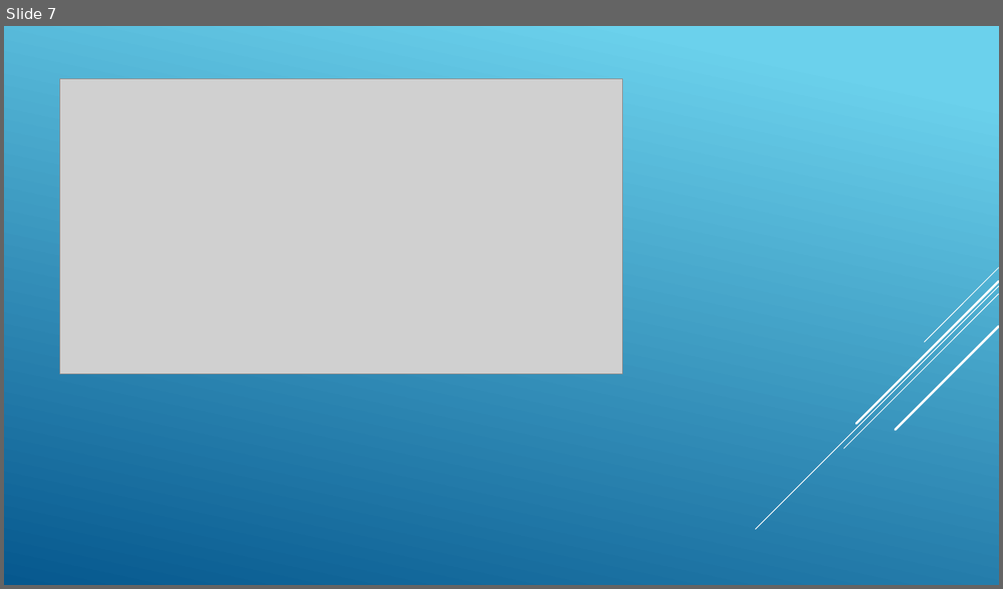
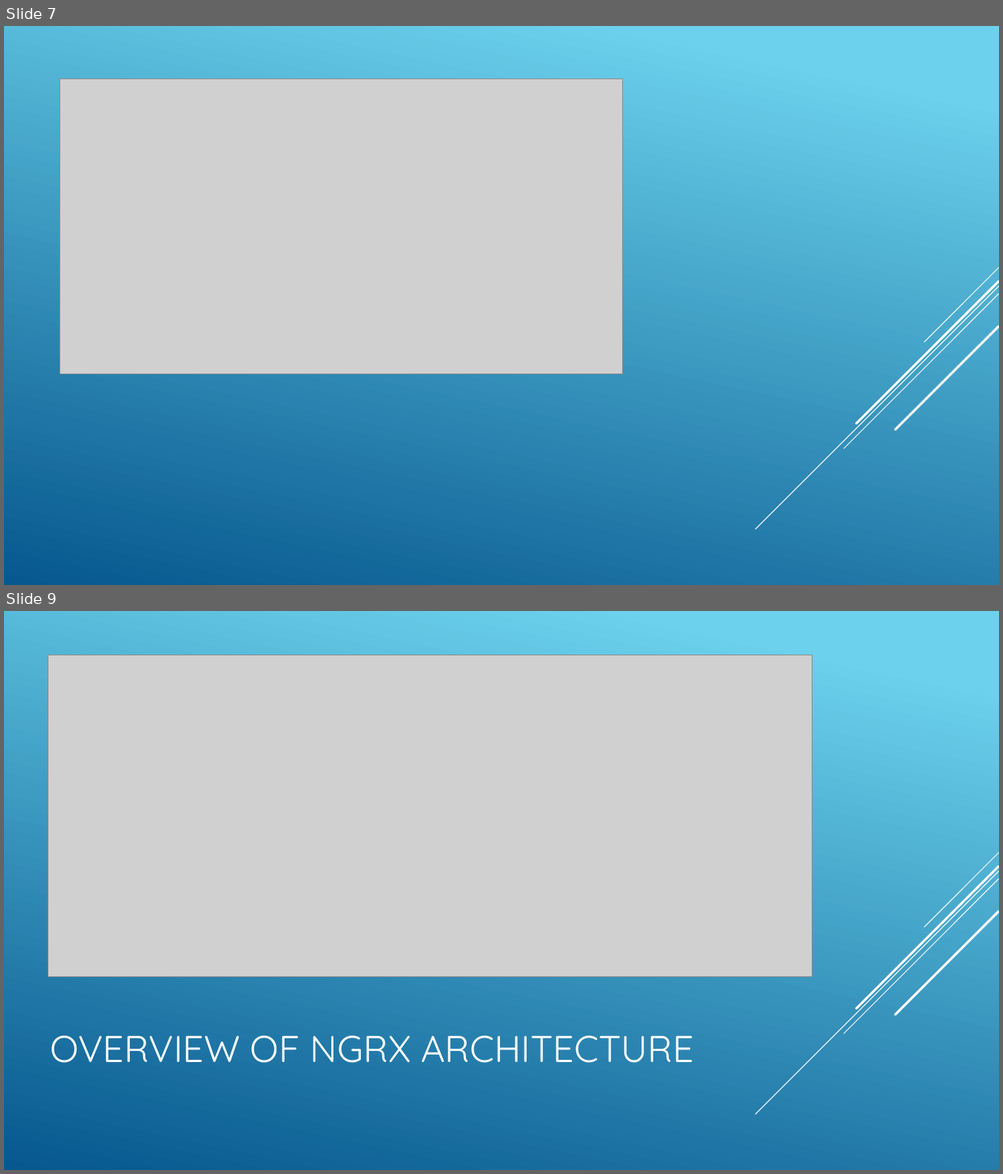
Before and after one commit to ngohungphuc/Presentation, a slide deck: NgRx/Ngrx.pptx. Shown one above the other, each under a label of ours: slide 7 before the commit, slides 7 and 9 after it; the slides between them are not shown. The pictures are 1003x589 and 1003x1174 pixels, drawn with LibreOffice and Linux fonts; fonts in the diff are those of the drawing; grey boxes stand for pictures. Boxes give left, top, right and bottom in pixels: in the first picture for what was removed or moved away, otherwise in the second. Text is boxed around its words. In the diff, an @@ line names an element or a change of style, - is before the commit and + after.

```diff
--- a/NgRx/Ngrx.pptx
+++ b/NgRx/Ngrx.pptx
@@ slide 9 added at (x1=4, y1=611, x2=999, y2=1170), background gradient #6ED2EB to #06588E; not listed: 5 template elements that a slide beside it also shows @@
@@ picture added at (x1=48, y1=655, x2=812, y2=977) @@
@@ title added at (x1=50, y1=1036, x2=693, y2=1063), 36 pt, text #FFFFFF @@
+OVERVIEW OF NGRX ARCHITECTURE
```
Also in this commit, not shown: 5 slides changed, 1 other slide added, 2 slides removed.
